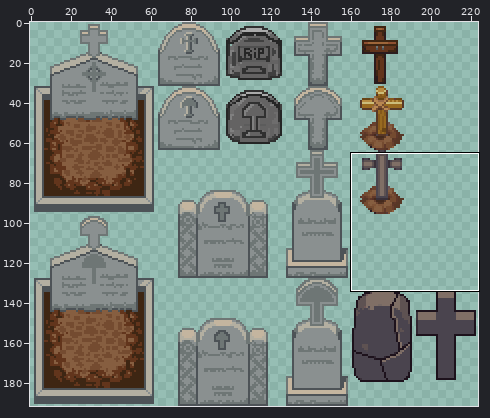
Two versions of one sprite sheet, collection/lpc/tileset/graves/PNG/32x32/graves.png. The picture above shows the old version from afar; the outline marks the close-up.
Close-up. Before the edit:
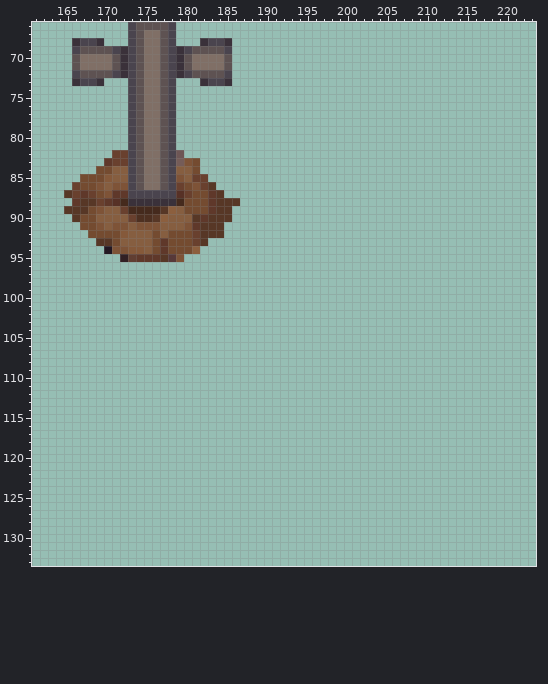
The file is 224x192 pixels. Colours within 5 levels of each other are drawn and written as one. Shown: x 161..223, y 66..133. The commit also changed other parts of the picture, which this record leaves out.
After:
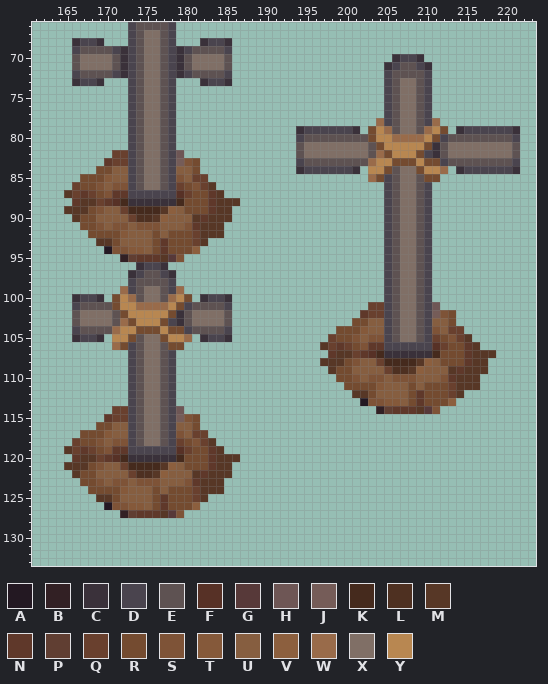
Palette (. is transparent): A #231822  B #322024  C #3a313a  D #4a444e  E #5e5252  F #573126  G #573939  H #6e5655  J #755c58  K #452a1d  L #4e3021  M #573726  N #5f382a  P #603e32  Q #69402e  R #744b30  S #7e5337  T #85593a  U #865e40  V #8c5f3e  W #996b4a  X #806f66  Y #b88751
What changed:
y 70: x 206..209 .... -> CDDC
y 71: x 205..210 ...... -> CDEEDC
y 72: x 205..210 ...... -> DEEEED
y 73..77: x 205..210 ...... -> DEXXED
y 78: x 204..211 ........ -> WDEXXEDW
y 79: x 194..201 ........ -> CDDDDDDC; x 203..212 .......... -> RYWEXXEWYR; x 214..221 ........ -> CDDDDDDC
y 80: x 194..221 ............................ -> DEEEEEEEERYYWWWWYRDEEEEEEEED
y 81: x 194..221 ............................ -> EXXXXXXXXERYYYYYRCEXXXXXXXXE
y 82: x 194..221 ............................ -> EXXXXXXXXEWRYYYRDCEXXXXXXXXE
y 83: x 194..221 ............................ -> DEEEEEEEEWYYRRRYRRDEEEEEEEED
y 84: x 194..201 ........ -> CDDDDDDC; x 203..212 .......... -> YYREXXRYYW; x 214..221 ........ -> CDDDDDDC
y 85: x 203..211 ......... -> WRDEXXERR
y 86..95: x 205..210 ...... -> DEXXED
y 96: x 174..177 .... -> CDDC; x 205..210 ...... -> DEXXED
y 97: x 173..178 ...... -> CDEEDC; x 205..210 ...... -> DEXXED
y 98: x 173..178 ...... -> DEEEED; x 205..210 ...... -> DEXXED
y 99: x 172..179 ........ -> WDEXXEDW; x 205..210 ...... -> DEXXED
y 100: x 166..169 .... -> CDDC; x 171..180 .......... -> RYWEXXEWYR; x 182..185 .... -> CDDC; x 205..210 ...... -> DEXXED
y 101: x 166..185 .................... -> DEEEERYYWWWWYRDEEEED; x 203..211 ......... -> QQDEXXEDH
y 102: x 166..185 .................... -> EXXXXERYYYYYRCEXXXXE; x 202..213 ............ -> NQQDEXXEDJSR
y 103: x 166..185 .................... -> EXXXXEWRYYYRDCEXXXXE; x 201..213 ............. -> RRUUDEXXEDUUR
y 104: x 166..185 .................... -> DEEEEWYYRRRYRRDEEEED; x 199..214 ................ -> RRRTUUDEXXEDSUQQ
y 105: x 166..169 .... -> CDDC; x 171..180 .......... -> YYREXXRYYW; x 182..185 .... -> CDDC; x 198..215 .................. -> QRRSUSSDEXXEDQRSQM
y 106: x 171..179 ......... -> WRDEXXERR; x 197..216 .................... -> MQNQRSNNDDDDDDFQRRNM
y 107: x 173..178 ...... -> DEXXED; x 198..218 ..................... -> NMMQNFKCCCCCCKRRRNMMM
y 108: x 173..178 ...... -> DEXXED; x 197..217 ..................... -> MMMRSUUQKKKKMVURRRNMM
y 109: x 173..178 ...... -> DEXXED; x 198..217 .................... -> MRRUUUUQLLMVUUUMNMMM
y 110: x 173..178 ...... -> DEXXED; x 199..216 .................. -> RRSUSSUSSSUUUSNMMM
y 111: x 173..178 ...... -> DEXXED; x 200..216 ................. -> RRRRTUUURURRRQMMM
y 112: x 173..178 ...... -> DEXXED; x 201..214 .............. -> MMRUUUURNRRRQM
y 113: x 173..178 ...... -> DEXXED; x 202..213 ............ -> ASSTTURNRRRV
y 114: x 171..179 ......... -> QQDEXXEDH; x 204..211 ........ -> BPNNNMGS
y 115: x 170..181 ............ -> NQQDEXXEDJSR
y 116: x 169..181 ............. -> RRUUDEXXEDUUR
y 117: x 167..182 ................ -> RRRTUUDEXXEDSUQQ
y 118: x 166..183 .................. -> QRRSUSSDEXXEDQRSQM
y 119: x 165..184 .................... -> MQNQRSNNDDDDDDFQRRNM
y 120: x 166..186 ..................... -> NMMQNFKCCCCCCKRRRNMMM
y 121: x 165..185 ..................... -> MMMRSUUQKKKKMVURRRNMM
y 122: x 166..185 .................... -> MRRUUUUQLLMVUUUMNMMM
y 123: x 167..184 .................. -> RRSUSSUSSSUUUSNMMM
y 124: x 168..184 ................. -> RRRRTUUURURRRQMMM
y 125: x 169..182 .............. -> MMRUUUURNRRRQM
y 126: x 170..181 ............ -> ASSTTURNRRRV
y 127: x 172..179 ........ -> BPNNNMGS
